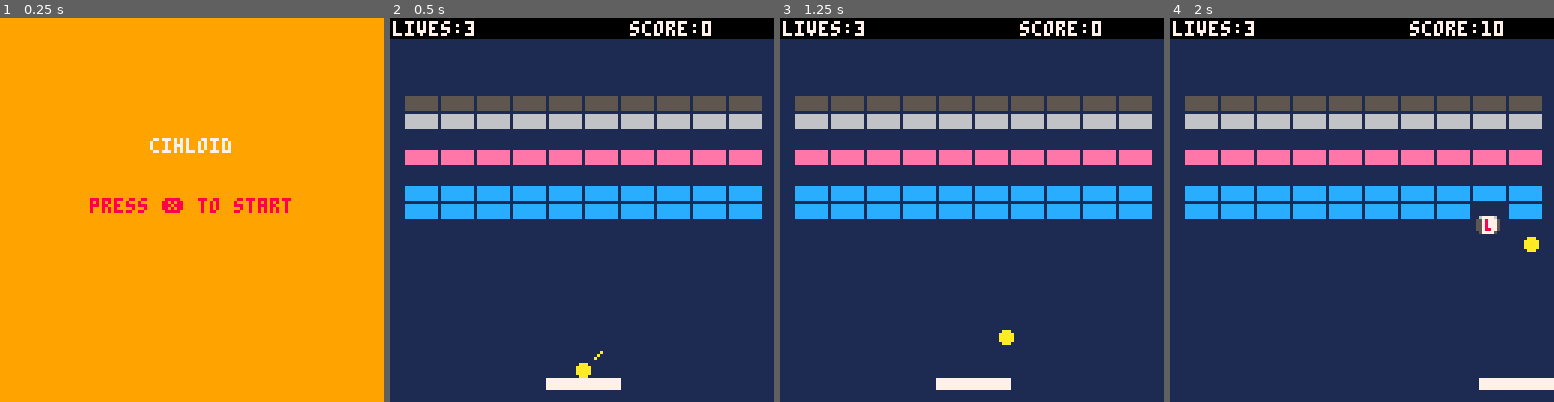
Above: before the commit, frames 1-4 (left to right).
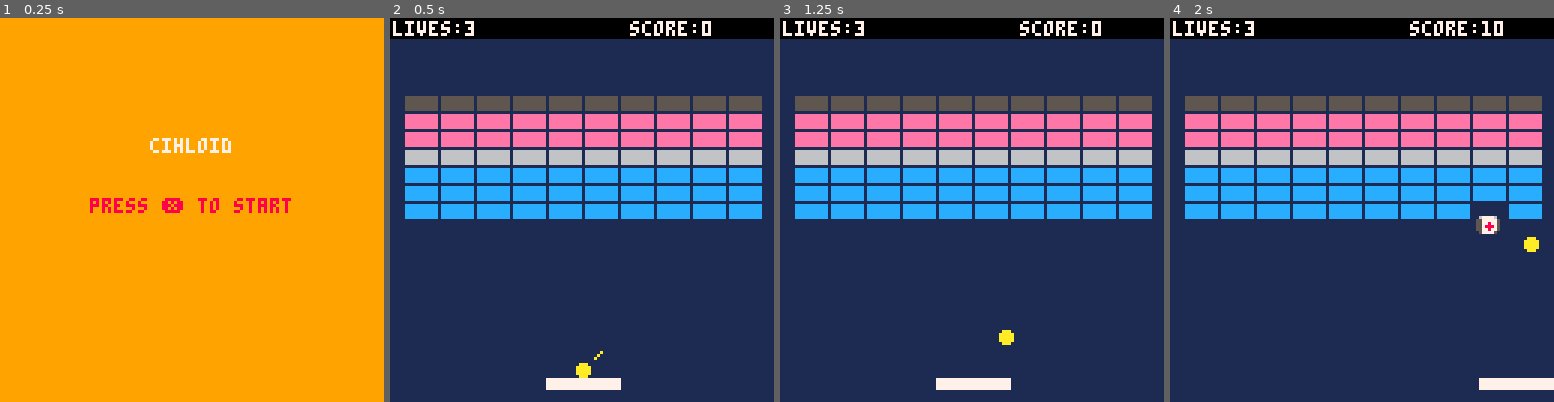
Above: after the commit, the same moments.

Repository: beavisCZ/Pico-8
Game: PICO-8 cartridge carts/cihloid.p8
Two runs of this game, one before a commit and one after it. Both use one fixed random seed, a clock stepped at 60 frames per second and the inputs below.
Inputs:
- Up to frame 1 (0.25 s): no input
- Up to frame 2 (0.5 s): tap X (X key) at 0.33 s
- Up to frame 3 (1.25 s): tap O (Z key) at 0.7 s; tap X (X key) at 1.07 s
- Up to frame 4 (2 s): hold Right from 1.6 s (still down); tap O (Z key) at 1.7 s; tap X (X key) at 1.85 s

Frame 1 is identical in both runs. In frame 2, 13% of the frame differs, in the area x 3-97%, y 25-43%; in frame 3, 13%; in frame 4, 13%, in the area x 3-97%, y 25-56%.

Commit message:
ch31 - sticky redone for multiball

Diff:
--- a/carts/cihloid.p8
+++ b/carts/cihloid.p8
@@ -4,11 +4,10 @@
 -- cihloid
 -- by beaviscz
 
--- finished tutorial 29
+-- finished tutorial 31
 -- todo:
-
--- 6. powerups
---  multiball
+-- 6. --slow, expand, reduce on timer, megaball timer, multiball release sticky
+      --split random ball
 
 -- 7. juiciness
     --arrow animation
@@ -97,16 +96,12 @@
     if (btn(left)) then
         buttpress=true
         pad_dx=-2.5
-        if sticky then
-            ball[1].dx=-1
-        end
+        pointstuck(-1)
     end
     if (btn(right)) then
         buttpress=true
         pad_dx=2.5
-        if sticky then
-            ball[1].dx=1
-        end
+        pointstuck(1)
     end
     if not (buttpress) then
         pad_dx=pad_dx/1.4
@@ -114,10 +109,7 @@
 
     --btnp for not pressed last frame - eliminates button press from start menu
     if btnp(fire2) then
-        if sticky then
-            sticky=false
-            ball_x=mid(3,ball_x,124)
-        end
+        releasestuck()
     end
 
     pad_x+=pad_dx
@@ -163,11 +155,12 @@
 end
 
 function update_ball(bi)
-    if sticky then
-        ball[1].x=pad_x+sticky_dx
-        ball[1].y=pad_y-ball_r-1
-    else
-        myball=ball[bi]
+    myball=ball[bi]
+    if myball.stuck then
+        myball.x=pad_x+sticky_dx
+        myball.y=pad_y-ball_r-1
+    else
+        --regular physics
         nextx=myball.x+myball.dx*ball_speed
         nexty=myball.y+myball.dy*ball_speed
 
@@ -223,10 +216,16 @@
             combo=0
 
             --catch powerup
-            if powerup==3 and myball.dy<0 then
+            if sticky and myball.dy<0 then
+                releasestuck()
+                sticky=false
+                myball.stuck=true
                 sticky_dx=myball.x-pad_x
-                sticky=true
             end
+--            if powerup==3 and myball.dy<0 then
+--                sticky_dx=myball.x-pad_x
+ --               sticky=true
+ --           end
 
         end
 
@@ -267,6 +266,23 @@
     end
 end
 
+function releasestuck()
+    for i=1, #ball do
+        if ball[i].stuck then
+            ball[i].x=mid(3,ball[i].x,124)
+            ball[i].stuck=false
+        end
+    end
+end
+
+function pointstuck(sign)
+    for i=1, #ball do
+        if ball[i].stuck then
+            ball[i].dx=abs(ball[i].dx)*sign
+        end
+    end
+end
+
 function powerupget(_p)
     powerup=_p
     powerup_t=0
@@ -280,7 +296,15 @@
         powerup=0
     elseif _p==3 then
         --catch
-        powerup_t=900
+        hasstuck=false
+        for i=1, #ball do
+            if ball[i].stuck then
+                hasstuck=true
+            end
+        end
+        if hasstuck==false then
+            sticky=true
+        end
     elseif _p==4 then
         --expand
         powerup_t=900
@@ -292,6 +316,7 @@
         powerup_t=900
     elseif _p==7 then
         --multiball
+        releasestuck()
         multiball()
         powerup=0
     end
@@ -333,6 +358,7 @@
     local _t
     local _pill
     _t=flr(rnd(7))+1
+    --if _t<3 then _t=3 else _t=7 end
     --_t=7
 
     _pill={}
@@ -387,12 +413,11 @@
     mode="game"
     lives=3
     score=0
-    sticky=true
     sticky_dx=flr(pad_w/2)
     levelnum=1
 
     levels={}
-    levels[1]="x/i9/h9/x/b9/x/p9/p9"
+    levels[1]="x/i9/b9/b9/h9/p9/p9/p9"
     --levels[1]="x/x/x/x/x/xxxxbbbxxx"
     levels[2]="i9/b2ibbib2/bsbibbibsb/bpbibbibpb/b3hhb3/s9"
     levels[3]="b9/b9/b2x3b2/bbx5bb/b2x3b2/b9/b9"
@@ -413,8 +438,9 @@
     brick={}
 
     mode="game"
-    sticky=true
+
     sticky_dx=flr(pad_w/2)
+    sticky=false
 
     levelnum+=1
     if levelnum > #levels then
@@ -445,7 +471,8 @@
     ball[1].dy=-1
     --ball angles 0=flat angle (67 degree), 1=45 degree,  2=sharp angle (22 degree)
     ball[1].ang=1
-    sticky=true
+    ball[1].stuck=true
+    sticky=false
     sticky_dx=flr(pad_w/2)
     ball_speed=1
 
@@ -462,6 +489,7 @@
     b.dx = 0
     b.dy = 0
     b.ang = 1
+    b.stuck = false
     return b
 end
 
@@ -472,6 +500,7 @@
     b.dx=originalball.dx
     b.dy=originalball.dy
     b.ang=originalball.ang
+    b.stuck=originalball.stuck
     return b
 end
 
@@ -611,10 +640,9 @@
     cls(dark_blue)
     for i=1,#ball do
         circfill(ball[i].x,ball[i].y,ball_r,ball_c)
-    end
-    if sticky then
-        --serve direction preview
-        line(ball[1].x+ball[1].dx*4, ball[1].y+ball[1].dy*4, ball[1].x+ball[1].dx*6, ball[1].y+ball[1].dy*6, 10)
+        if ball[i].stuck then
+            line(ball[i].x+ball[i].dx*4, ball[i].y+ball[i].dy*4, ball[i].x+ball[i].dx*6, ball[i].y+ball[i].dy*6, 10)
+        end
     end
 
     --draw bricks
@@ -713,10 +741,10 @@
 --test
 __gfx__
 0000000006777760067777600677776006777760f677776f06777760067777600000000000000000000000000000000000000000000000000000000000000000
-00000000559949955578777555b33bb555c1c1c55508800555e222e5558888850000000000000000000000000000000000000000000000000000000000000000
-00700700559499955578777555b3bbb555cc1cc55508080555e222e5558a88850000000000000000000000000000000000000000000000000000000000000000
-00077000559949955578777555b3bbb555cc1cc55508800555e2e2e555888a850000000000000000000000000000000000000000000000000000000000000000
-00077000559499955578877555b33bb555c1c1c55508080555e2e2e5558a88850000000000000000000000000000000000000000000000000000000000000000
+00000000559949955577777555b33bb555ccccc55500000555e222e5558888850000000000000000000000000000000000000000000000000000000000000000
+00700700559499955577877555b3bbb555c1c1c55580008555e222e5558a88850000000000000000000000000000000000000000000000000000000000000000
+00077000559949955578887555b3bbb5551ccc155508080555e2e2e555888a850000000000000000000000000000000000000000000000000000000000000000
+00077000559499955577877555b33bb555c1c1c55580008555e2e2e5558a88850000000000000000000000000000000000000000000000000000000000000000
 00700700059999500577775005bbbb5005cccc50f500005f05eeee50058888500000000000000000000000000000000000000000000000000000000000000000
 0000000000000000000000000000000000000000ffffffff00000000000000000000000000000000000000000000000000000000000000000000000000000000
 0000000000000000000000000000000000000000ffffffff00000000000000000000000000000000000000000000000000000000000000000000000000000000
